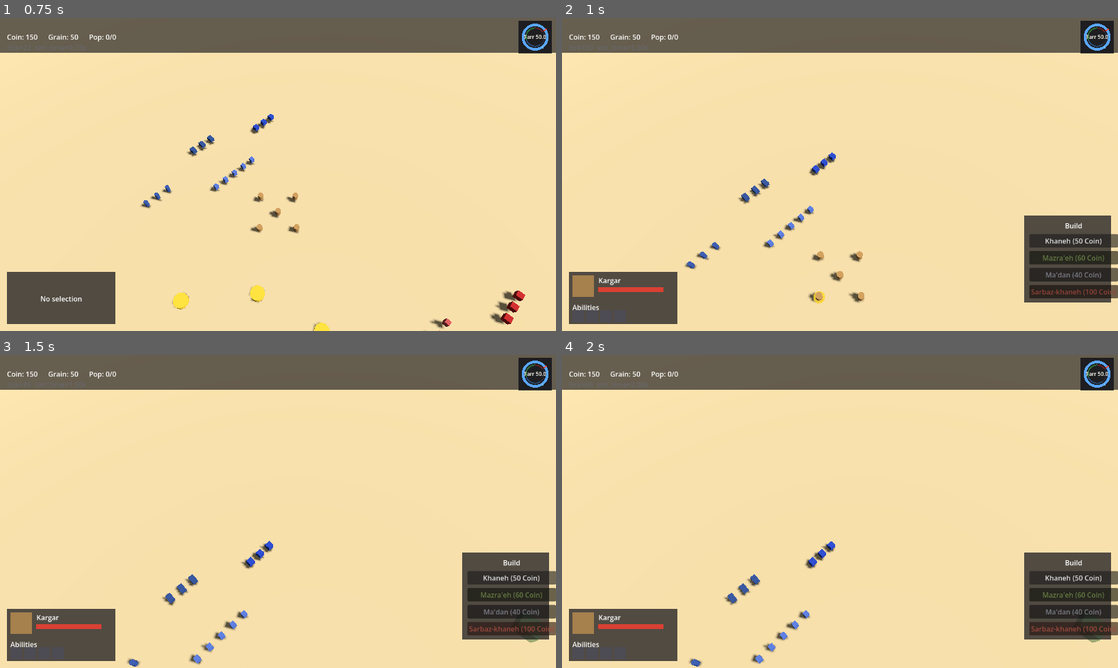
Above: before the commit, frames 1-4 (two rows, left to right).
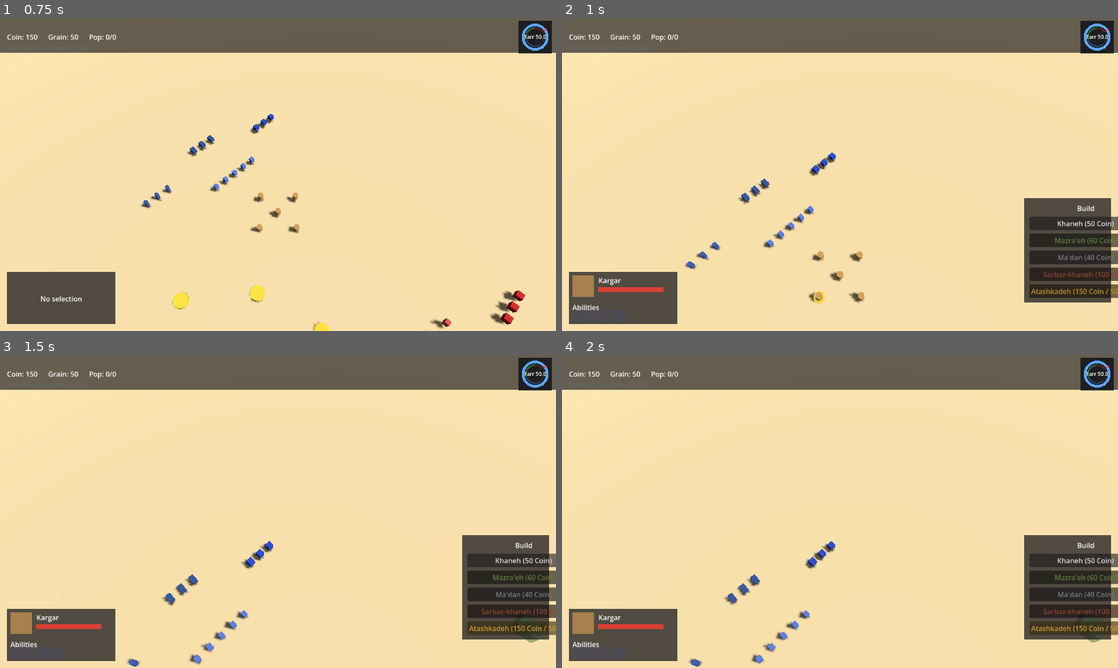
Above: after the commit, the same moments.

Repository: siavoush/shahname-rts
Game: Godot game, scene res://scenes/main.tscn
Two runs of this game, one before a commit and one after it. Both use one fixed random seed, a clock stepped at 60 frames per second and the inputs below.
Inputs (mouse positions are in pixels of both pictures, inside the frame that each line leads up to):
- Up to frame 1 (0.75 s): tap Enter at 0.5 s; move the mouse to (250, 237) at 0.52 s; hold W from 0.53 s (still down); hold Shift from 0.53 s (still down); click (250, 237) at 0.67 s
- Up to frame 2 (1 s): keep holding W; keep holding Shift
- Up to frame 3 (1.5 s): release W at 1.25 s; release Shift at 1.25 s; click (522, 627) at 1.25 s, where only the run after the commit has a clickable "Atashkadeh (150 Coin / 50 Gra…"
- Up to frame 4 (2 s): no input

Frame 1 is identical in both runs. In frame 2, 2.3% of the frame differs, in the area x 83-100%, y 57-90%; in frame 3, 2.3%; in frame 4, 2.3%.

Commit message:
feat(ui): Wave 2A.5 build menu Atashkadeh button — Tier-1 closure
Adds the AtashkadehButton (5th and final Tier-1 building, sacred-flame
container / Tier-2 gateway) to the build menu, completing the Tier-1
roster.

- build_menu.tscn: new Button node in VBox with fire-amber tint
  Color(0.85, 0.65, 0.20) — warm sacred-flame hue distinct from
  Khaneh's earthy tan, Mazra'eh's agricultural green, Ma'dan's
  industrial grey, Sarbaz-khaneh's martial-red. Panel offset_top
  expanded -266 → -306 to fit the 5th button.
- build_menu.gd: preload atashkadeh.gd (commit dddd657), @onready
  binding, signal connect/disconnect symmetry, refresh_button_labels
  reads both Atashkadeh.cost_coin() AND Atashkadeh.cost_grain() per
  §5 dual-cost (150 coin + 50 grain). Press handler emits
  build_placement_started with KIND_ATASHKADEH + coin cost (grain
  deducted at placement time inside UnitState_Constructing per signal
  contract).
- strings.csv: 3 new keys — UI_BUILDING_ATASHKADEH (label),
  UI_BUILDING_ATASHKADEH_COST ("Atashkadeh (%d Coin / %d Grain)" —
  dual-substitution, drift-proof against BalanceData tuning), and
  UI_BUILDING_ATASHKADEH_TOOLTIP ("Sacred-flame container. Emits
  +1 Farr/min. Required for Tier-2 advance." — honors §9.J3 NOT
  "fire temple" tricky-gloss). Persian column empty per Tier-2
  schedule.
- strings.en.translation: regenerated binary via
  `godot --headless --import` per §9.D2 (d61eb79 Mazra'eh canonical
  incident discipline rule).

5 new behavioral tests in test_build_menu.gd mirroring the
Sarbaz-khaneh pattern, plus dual-cost-label and dual-resource-no-deduct
extensions specific to Atashkadeh's economics:
- atashkadeh_button_visible_when_kargar_selected
- atashkadeh_button_uses_mouse_filter_stop (Pitfall #1)
- atashkadeh_button_label_shows_dual_cost (label end-to-end:
  "Atashkadeh (150 Coin / 50 Grain)" — verifies binary regen,
  BalanceData read, dual-substitution format)
- atashkadeh_button_press_emits_build_placement_started_with_kind
  (kind = &"atashkadeh", cost_coin_x100 = 15000)
- atashkadeh_button_press_does_not_deduct_resources_synchronously
  (Pitfall #4 — neither Coin nor Grain mutated at press time)

Full suite green: 1293 tests, 1290 passing, 3 pre-existing pending
(Farr fallback + 2 navmap-not-ready), 0 failures. Asserts 3406, 16.95s.

Consumer-track integration verification (§9 D9 Step 2):
- §5 Tier-1 row confirmed at HEAD: "150 coin, 50 grain"
- bldg_atashkadeh BalanceData entry at 4bf7fe8: coin_cost = 150,
  grain_cost = 50, construction_ticks = 900
- atashkadeh.gd at dddd657: KIND_ATASHKADEH constant + cost_coin()
  + cost_grain() static helpers locked
- atashkadeh.tscn at 6f33e02 + cultural-note at 0fdadb1 — full
  Wave 2A.5 stack in place

Diff:
--- a/game/scenes/ui/build_menu.tscn
+++ b/game/scenes/ui/build_menu.tscn
@@ -20,10 +20,13 @@
 ;                 │   bundled with the building scene per the wave-1A
 ;                 │   late-add lesson. Stone-grey/metal tint distinguishes
 ;                 │   from Khaneh/Mazra'eh.
-;                 └── SarbazKhanehButton ("Sarbaz-khaneh (100 Coin)") —
-;                     wave 2A. Martial-red tint distinguishes from the
-;                     others — barracks / training. Order is chronological:
-;                     Khaneh → Mazra'eh → Ma'dan → Sarbaz-khaneh.
+;                 ├── SarbazKhanehButton ("Sarbaz-khaneh (100 Coin)") —
+;                 │   wave 2A. Martial-red tint — barracks / training.
+;                 └── AtashkadehButton ("Atashkadeh (150 Coin / 50 Grain)")
+;                     — wave 2A.5. Fire-amber tint — sacred-flame
+;                     container. Tier-1 closure and Tier-2 gateway.
+;                     Order is chronological: Khaneh → Mazra'eh → Ma'dan
+;                     → Sarbaz-khaneh → Atashkadeh.
 ;
 ; Pitfall #1 mitigation + BUG-08 fix — mouse_filter discipline:
 ;   - Root: MOUSE_FILTER_STOP (value 0). BUG-08 fix — the entire menu
@@ -70,7 +73,7 @@
 anchor_right = 1.0
 anchor_bottom = 1.0
 offset_left = -216.0
-offset_top = -266.0
+offset_top = -306.0
 offset_right = -16.0
 offset_bottom = -66.0
 mouse_filter = 0 ; MOUSE_FILTER_STOP — BUG-08 fix; menu surface is a click shield.
@@ -150,9 +153,30 @@
 ; build_menu.gd connects .pressed in _ready (mirrors prior buttons).
 ; The button emits build_placement_started with
 ; SarbazKhaneh.KIND_SARBAZ_KHANEH + cost_x100 to enter placement mode.
-;
-; Order in the VBox: Khaneh → Mazra'eh → Ma'dan → Sarbaz-khaneh.
-; Chronological per ship order (matches build_menu.gd convention).
 layout_mode = 2
 text = "Sarbaz-khaneh (100 Coin)"
 self_modulate = Color(0.65, 0.30, 0.25, 1.0)
+
+[node name="AtashkadehButton" type="Button" parent="Root/Margin/VBox"]
+; Wave 2A.5 — the Atashkadeh (sacred-flame container) placement entry
+; point. Tier-1 closure (5th and final Tier-1 building) and Tier-2
+; gateway. Per 01_CORE_MECHANICS.md §5 the cost is dual-resource
+; (150 coin + 50 grain), so the label format is
+; "Atashkadeh (%d Coin / %d Grain)" — the only Tier-1 button with a
+; dual-cost surface. Same MOUSE_FILTER_STOP default as the other
+; buttons. Fire-amber tint (0.85, 0.65, 0.20) — warm sacred-flame
+; hue distinct from Khaneh's earthy tan, Mazra'eh's agricultural
+; green, Ma'dan's industrial grey, Sarbaz-khaneh's martial-red.
+;
+; The signal payload (build_placement_started) carries ONLY
+; cost_coin_x100 by contract (EventBus.build_placement_started
+; signature locked at coin-only). The 50 grain is deducted at
+; placement time inside UnitState_Constructing — the UI surface
+; shows both costs in the label, but the dispatch signal carries
+; one. Same UI vs sim-side separation as the other buttons.
+;
+; Order in the VBox: Khaneh → Mazra'eh → Ma'dan → Sarbaz-khaneh →
+; Atashkadeh. Chronological per ship order.
+layout_mode = 2
+text = "Atashkadeh (150 Coin / 50 Grain)"
+self_modulate = Color(0.85, 0.65, 0.20, 1.0)
--- a/game/scripts/ui/build_menu.gd
+++ b/game/scripts/ui/build_menu.gd
@@ -65,7 +65,8 @@
 ##   - i18n: every visible string flows through tr(). Strings:
 ##     UI_BUILD_MENU_HEADER, UI_BUILDING_KHANEH_COST,
 ##     UI_BUILDING_MAZRAEH_COST, UI_BUILDING_MADAN_COST,
-##     UI_BUILDING_SARBAZ_KHANEH_COST, UI_BUILDING_SARBAZ_KHANEH_TOOLTIP.
+##     UI_BUILDING_SARBAZ_KHANEH_COST, UI_BUILDING_SARBAZ_KHANEH_TOOLTIP,
+##     UI_BUILDING_ATASHKADEH_COST, UI_BUILDING_ATASHKADEH_TOOLTIP.
 ##     The Persian column stays empty per Tier 2 schedule.
 ##   - No sim-state writes. UI reads only. The build_placement_started
 ##     emission is read-shaped (no consumer mutates sim state in the
@@ -103,6 +104,11 @@
 # (barracks). Reads as "military / armed force" without overpowering
 # the dark HUD palette.
 const _COLOR_BUTTON_SARBAZ_KHANEH: Color = Color(0.65, 0.30, 0.25)
+
+# Button color — fire-amber / sacred-flame hue for the Atashkadeh.
+# Warm gold-orange that reads as "kept flame" — distinct from
+# Sarbaz-khaneh's blood-rust and the other three buildings' tints.
+const _COLOR_BUTTON_ATASHKADEH: Color = Color(0.85, 0.65, 0.20)
 
 
 # === Node refs =============================================================
@@ -115,6 +121,7 @@
 @onready var _mazraeh_button: Button = $Root/Margin/VBox/MazraehButton
 @onready var _madan_button: Button = $Root/Margin/VBox/MadanButton
 @onready var _sarbaz_khaneh_button: Button = $Root/Margin/VBox/SarbazKhanehButton
+@onready var _atashkadeh_button: Button = $Root/Margin/VBox/AtashkadehButton
 
 
 # === Lifecycle =============================================================
@@ -135,6 +142,8 @@
 		_madan_button.pressed.connect(_on_madan_button_pressed)
 	if not _sarbaz_khaneh_button.pressed.is_connected(_on_sarbaz_khaneh_button_pressed):
 		_sarbaz_khaneh_button.pressed.connect(_on_sarbaz_khaneh_button_pressed)
+	if not _atashkadeh_button.pressed.is_connected(_on_atashkadeh_button_pressed):
+		_atashkadeh_button.pressed.connect(_on_atashkadeh_button_pressed)
 
 	# Subscribe to selection changes. Read-shaped signal; we only update
 	# UI-local visibility / button text in the handler.
@@ -161,6 +170,9 @@
 	if _sarbaz_khaneh_button != null \
 			and _sarbaz_khaneh_button.pressed.is_connected(_on_sarbaz_khaneh_button_pressed):
 		_sarbaz_khaneh_button.pressed.disconnect(_on_sarbaz_khaneh_button_pressed)
+	if _atashkadeh_button != null \
+			and _atashkadeh_button.pressed.is_connected(_on_atashkadeh_button_pressed):
+		_atashkadeh_button.pressed.disconnect(_on_atashkadeh_button_pressed)
 	if EventBus.selection_changed.is_connected(_on_selection_changed):
 		EventBus.selection_changed.disconnect(_on_selection_changed)
 
@@ -213,6 +225,16 @@
 	var sarbaz_cost: int = _SarbazKhanehScript.call(&"cost_coin")
 	_sarbaz_khaneh_button.text = tr("UI_BUILDING_SARBAZ_KHANEH_COST") % [sarbaz_cost]
 	_sarbaz_khaneh_button.tooltip_text = tr("UI_BUILDING_SARBAZ_KHANEH_TOOLTIP")
+	# Atashkadeh is the only Tier-1 building with a dual-resource cost
+	# (01_CORE_MECHANICS.md §5: 150 coin, 50 grain). The label format
+	# substitutes both static values from BalanceData via the cost_coin /
+	# cost_grain static helpers — keeps the surface drift-proof if
+	# balance-engineer tunes either cost.
+	var atashkadeh_cost_coin: int = _AtashkadehScript.call(&"cost_coin")
+	var atashkadeh_cost_grain: int = _AtashkadehScript.call(&"cost_grain")
+	_atashkadeh_button.text = tr("UI_BUILDING_ATASHKADEH_COST") % [
+			atashkadeh_cost_coin, atashkadeh_cost_grain]
+	_atashkadeh_button.tooltip_text = tr("UI_BUILDING_ATASHKADEH_TOOLTIP")
 
 
 # === Button handler ========================================================
@@ -243,6 +265,19 @@
 	var cost_x100: int = _SarbazKhanehScript.call(&"cost_coin") * 100
 	EventBus.build_placement_started.emit(
 			_SarbazKhanehScript.KIND_SARBAZ_KHANEH, cost_x100)
+
+
+func _on_atashkadeh_button_pressed() -> void:
+	# x100 fixed-point per Sim Contract §1.6 (whole-coin → coin_x100).
+	# Note: build_placement_started's signal contract carries ONLY coin
+	# cost (EventBus signal signature locked at coin-only). The 50-grain
+	# cost is deducted at placement time inside UnitState_Constructing
+	# (gp-sys's atashkadeh entry). UI shows both costs in the label, but
+	# the dispatch signal carries one. Same UI vs sim-side separation as
+	# every other button.
+	var cost_x100: int = _AtashkadehScript.call(&"cost_coin") * 100
+	EventBus.build_placement_started.emit(
+			_AtashkadehScript.KIND_ATASHKADEH, cost_x100)
 
 
 # === Duck-type helpers ====================================================
@@ -268,3 +303,4 @@
 const _MazraehScript: Script = preload("res://scripts/world/buildings/mazraeh.gd")
 const _MadanScript: Script = preload("res://scripts/world/buildings/madan.gd")
 const _SarbazKhanehScript: Script = preload("res://scripts/world/buildings/sarbaz_khaneh.gd")
+const _AtashkadehScript: Script = preload("res://scripts/world/buildings/atashkadeh.gd")
--- a/game/tests/unit/test_build_menu.gd
+++ b/game/tests/unit/test_build_menu.gd
@@ -425,3 +425,86 @@
 	var coin_after: int = ResourceSystem.coin_x100_for(Constants.TEAM_IRAN)
 	assert_eq(coin_before, coin_after,
 		"SarbazKhanehButton press must NOT deduct Coin synchronously (Pitfall #4)")
+
+
+# ---------------------------------------------------------------------------
+# Atashkadeh button (Wave 2A.5)
+# ---------------------------------------------------------------------------
+
+func test_atashkadeh_button_visible_when_kargar_selected() -> void:
+	_menu = _spawn_menu()
+	_kargar = _spawn_kargar()
+	SelectionManager.select_only(_kargar)
+	var root: Control = _menu.get_node(^"Root")
+	var btn: Button = _menu.get_node(^"Root/Margin/VBox/AtashkadehButton")
+	assert_true(root.visible,
+		"BuildMenu root must be visible when a Kargar is selected")
+	assert_true(btn.visible,
+		"AtashkadehButton must be visible (parent visible, button visible)")
+
+
+func test_atashkadeh_button_uses_mouse_filter_stop() -> void:
+	# Same Pitfall #1 invariant as the other 4 buttons.
+	_menu = _spawn_menu()
+	var btn: Button = _menu.get_node(^"Root/Margin/VBox/AtashkadehButton")
+	assert_eq(btn.mouse_filter, Control.MOUSE_FILTER_STOP,
+		"AtashkadehButton must use MOUSE_FILTER_STOP (Pitfall #1)")
+
+
+func test_atashkadeh_button_label_shows_dual_cost() -> void:
+	# Atashkadeh is the only Tier-1 building with a dual-resource cost per
+	# 01_CORE_MECHANICS.md §5 (150 coin + 50 grain). The label format
+	# "Atashkadeh (%d Coin / %d Grain)" substitutes both static values
+	# from BalanceData.
+	_menu = _spawn_menu()
+	_kargar = _spawn_kargar()
+	SelectionManager.select_only(_kargar)
+	var btn: Button = _menu.get_node(^"Root/Margin/VBox/AtashkadehButton")
+	assert_true(btn.text.contains("150"),
+		"AtashkadehButton label must include the coin cost (150) — got '%s'" % btn.text)
+	assert_true(btn.text.contains("50"),
+		"AtashkadehButton label must include the grain cost (50) — got '%s'" % btn.text)
+
+
+func test_atashkadeh_button_press_emits_build_placement_started_with_kind() -> void:
+	var captured: Array = []
+	var handler: Callable = func(kind: StringName, cost: int) -> void:
+		captured.append({&"kind": kind, &"cost": cost})
+	EventBus.build_placement_started.connect(handler)
+
+	_menu = _spawn_menu()
+	_kargar = _spawn_kargar()
+	SelectionManager.select_only(_kargar)
+	var btn: Button = _menu.get_node(^"Root/Margin/VBox/AtashkadehButton")
+	btn.pressed.emit()
+	EventBus.build_placement_started.disconnect(handler)
+	assert_eq(captured.size(), 1,
+		"build_placement_started fires exactly once per AtashkadehButton press")
+	var ev: Dictionary = captured[0]
+	assert_eq(ev[&"kind"], &"atashkadeh",
+		"Signal carries building_kind = &\"atashkadeh\"")
+	# Signal contract: build_placement_started carries ONLY coin cost
+	# (50-grain cost is deducted at placement time inside
+	# UnitState_Constructing — gp-sys's atashkadeh entry, NOT UI).
+	assert_eq(ev[&"cost"], 15000,
+		"Signal carries cost_coin_x100 = 15000 (150 Coin × 100, grain not in signal)")
+
+
+func test_atashkadeh_button_press_does_not_deduct_resources_synchronously() -> void:
+	# Pitfall #4 symmetry: the Atashkadeh button is UI-shaped too. No Coin
+	# OR Grain mutation at press time — both deductions happen at placement
+	# (gp-sys's atashkadeh placement entry deducts both costs from the
+	# Constants.TEAM_IRAN balance once the worker arrives).
+	var coin_before: int = ResourceSystem.coin_x100_for(Constants.TEAM_IRAN)
+	var grain_before: int = ResourceSystem.grain_x100_for(Constants.TEAM_IRAN)
+	_menu = _spawn_menu()
+	_kargar = _spawn_kargar()
+	SelectionManager.select_only(_kargar)
+	var btn: Button = _menu.get_node(^"Root/Margin/VBox/AtashkadehButton")
+	btn.pressed.emit()
+	var coin_after: int = ResourceSystem.coin_x100_for(Constants.TEAM_IRAN)
+	var grain_after: int = ResourceSystem.grain_x100_for(Constants.TEAM_IRAN)
+	assert_eq(coin_before, coin_after,
+		"AtashkadehButton press must NOT deduct Coin synchronously (Pitfall #4)")
+	assert_eq(grain_before, grain_after,
+		"AtashkadehButton press must NOT deduct Grain synchronously (Pitfall #4)")
--- a/game/translations/strings.csv
+++ b/game/translations/strings.csv
@@ -46,5 +46,8 @@
 UI_BUILDING_SARBAZ_KHANEH,Sarbaz-khaneh,
 UI_BUILDING_SARBAZ_KHANEH_COST,Sarbaz-khaneh (%d Coin),
 UI_BUILDING_SARBAZ_KHANEH_TOOLTIP,Trains foot soldiers and archers,
+UI_BUILDING_ATASHKADEH,Atashkadeh,
+UI_BUILDING_ATASHKADEH_COST,Atashkadeh (%d Coin / %d Grain),
+UI_BUILDING_ATASHKADEH_TOOLTIP,Sacred-flame container. Emits +1 Farr/min. Required for Tier-2 advance.,
 UI_BUILD_CANCEL,Cancel,
 UI_BUILDING_CONSTRUCTION_PROGRESS,BUILDING %d%%,
Binary file changed: game/translations/strings.en.translation
